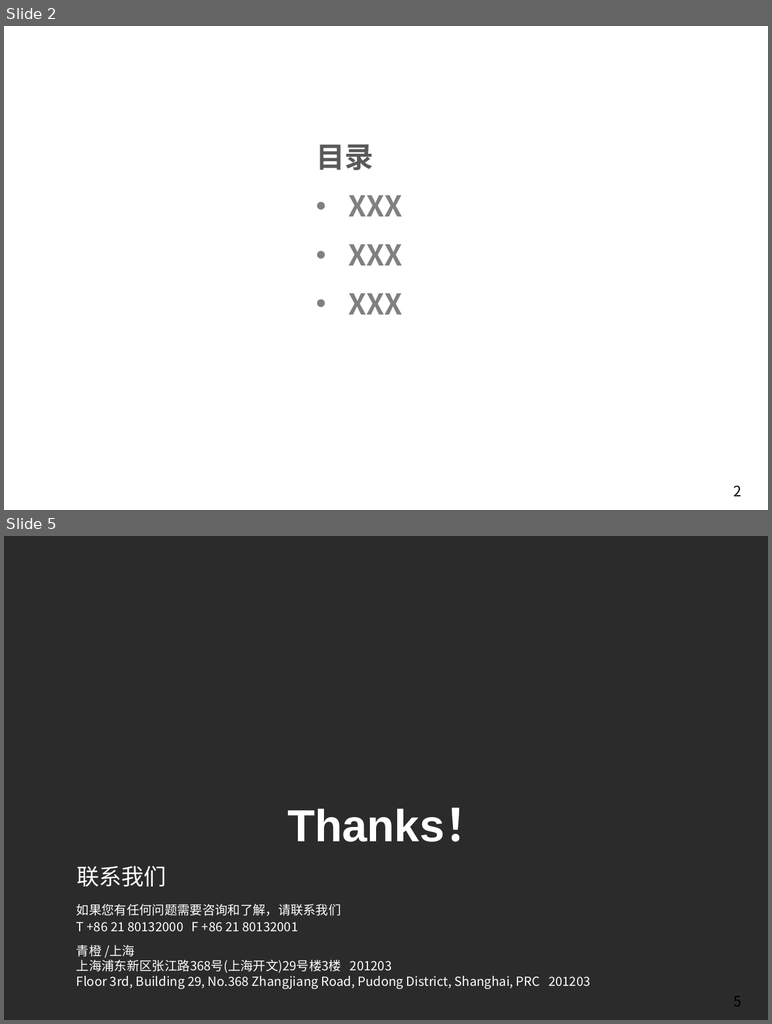
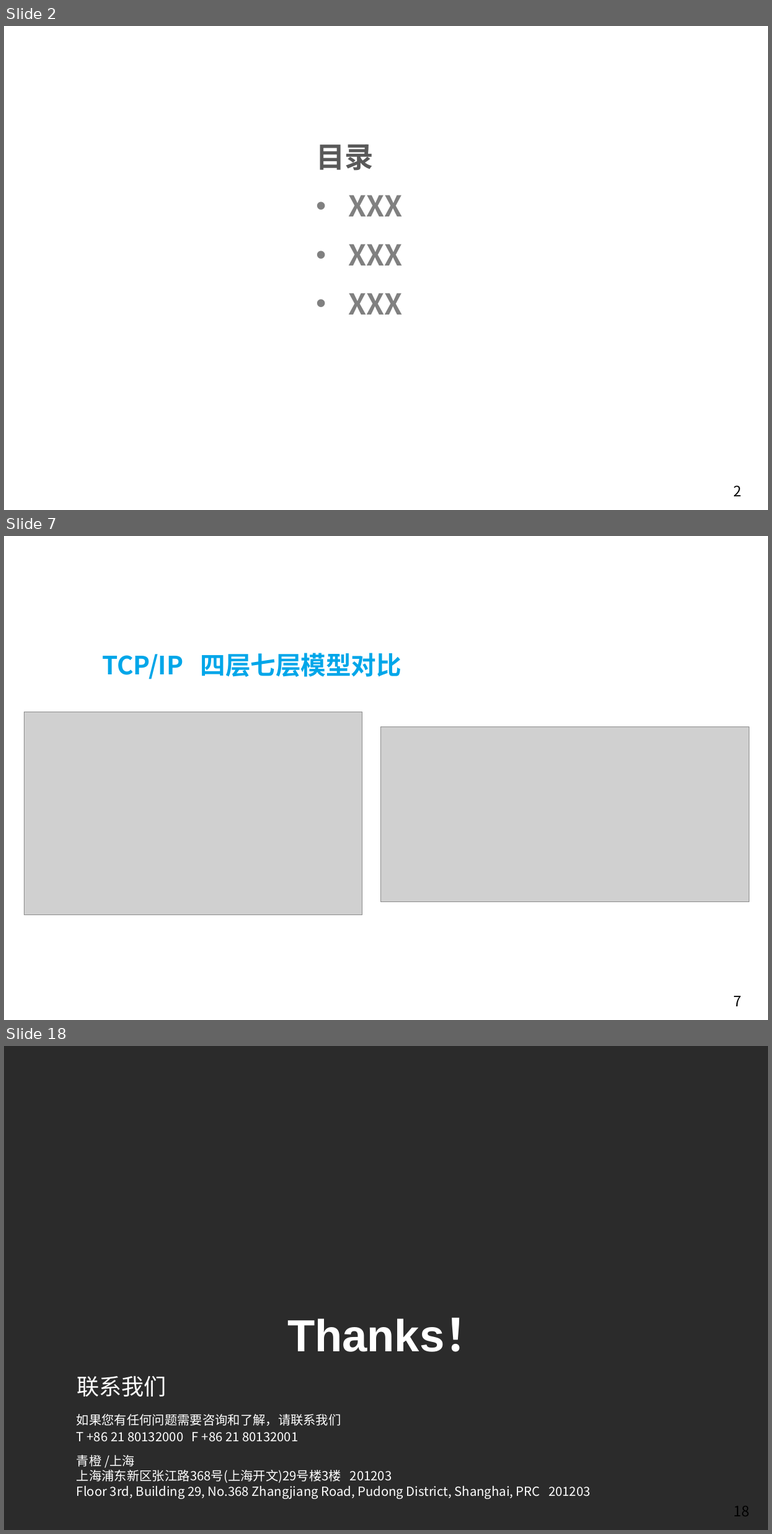
Before and after one commit to Easyhood/IM, a slide deck: 说明文档/IM即时通信总结.pptx. Shown one above the other, each under a label of ours: slides 2 and 5 before the commit, slides 2, 7 and 18 after it; the slides between them are not shown. The pictures are 772x1024 and 772x1534 pixels, drawn with LibreOffice and Linux fonts; fonts in the diff are those of the drawing; grey boxes stand for pictures; background and template pictures are left out; a plain dark background stands for a picture behind light text. Boxes give left, top, right and bottom in pixels: in the first picture for what was removed or moved away, otherwise in the second. Text is boxed around its words. In the diff, an @@ line names an element or a change of style, - is before the commit and + after.

```diff
--- a/说明文档/IM即时通信总结.pptx
+++ b/说明文档/IM即时通信总结.pptx
@@ slide 7 added at box(4, 536, 768, 1020), background picture (left out); not listed: 1 template element that a slide beside it also shows @@
@@ text added at box(102, 653, 401, 679), 28 pt, text #00A6E9, bold @@
+TCP/IP 四层七层模型对比
@@ picture added at box(24, 712, 362, 915) @@
@@ picture added at box(381, 727, 749, 901) @@
@@ what was slide 5 is now slide 18 @@
@@ page number at box(733, 1505, 749, 1516): text changed @@
-5
+18
```
Also in this commit, not shown: 1 slide changed, 13 other slides added, 1 slide removed.
